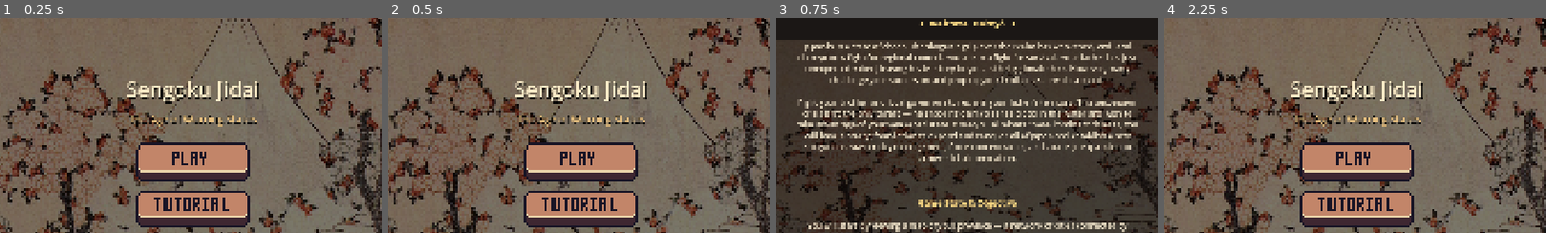
Above: before the commit, frames 1-4 (left to right).
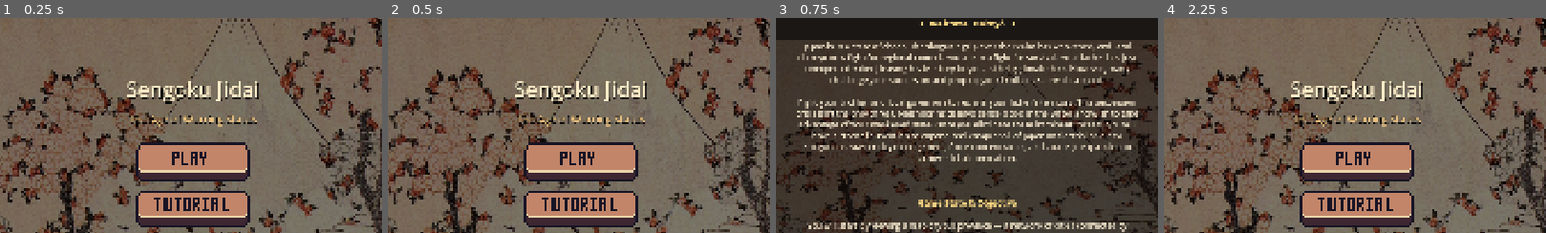
Above: after the commit, the same moments.

Repository: OliverKris/CSCI6562-Project
Game: Godot game, scene res://UI/MainMenu.tscn
Same seed, same stepped clock (60 frames per second), same inputs: the game is played once before the commit and once after it.
Inputs (mouse positions are % of the whole screen's width and height, from its top left):
- Up to frame 1 (0.25 s): no input
- Up to frame 2 (0.5 s): no input
- Up to frame 3 (0.75 s): click (50, 58) at 0.5 s
- Up to frame 4 (2.25 s): tap Enter at 1.25 s; move the mouse to (72, 45) at 1.27 s; click (72, 45) at 1.42 s; tap Space at 1.52 s; click "◀ Return to Menu" at 2 s
The pictures show only the part of the screen within x 25-75%, y 14-64%; the shares and areas given below are measured in that part.

Frames 1-2 are identical in both runs. In frame 3, 5.3% of the frame differs, in the area x 5-95%, y 43-57%; in frame 4, nothing differs.

Commit message:
quick text fix

Diff:
--- a/UI/Tutorial.tscn
+++ b/UI/Tutorial.tscn
@@ -104,7 +104,7 @@
 
 [center]Japan is in a state of chaos. The shogun's grip over the realm has weakened, and local daimyo now fight for reg …(235 unchanged characters)…
 
-[center]Fight your brother and local governors to reclaim your father's territory. This succession crisis isn't the only threat — neighboring daimyo sense blood in the wat …(303 unchanged characters)…
+[center]Fight your brother and local governors to reclaim your father's territory. This succession crisis isn't the only threat. Neighboring daimyo sense blood in the wat …(303 unchanged characters)…
 
 [center]——————————————————————————————[/center]
 
